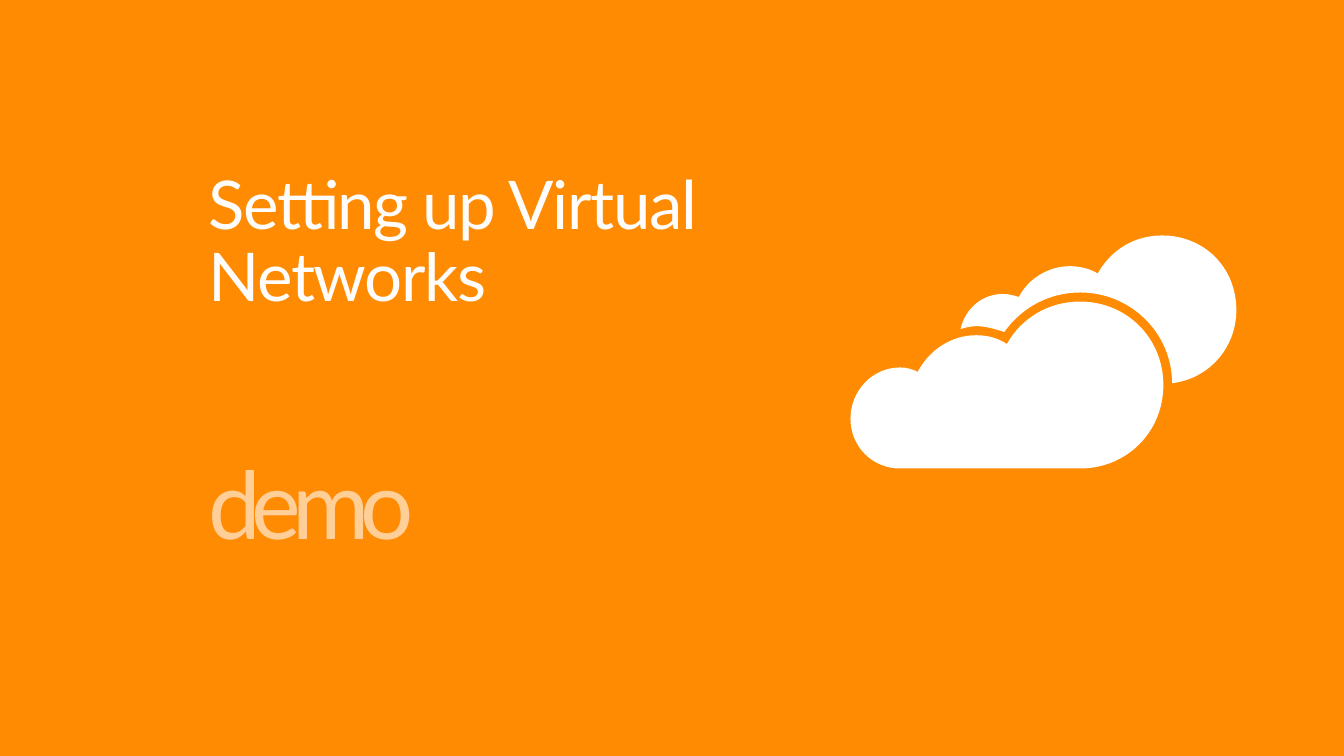
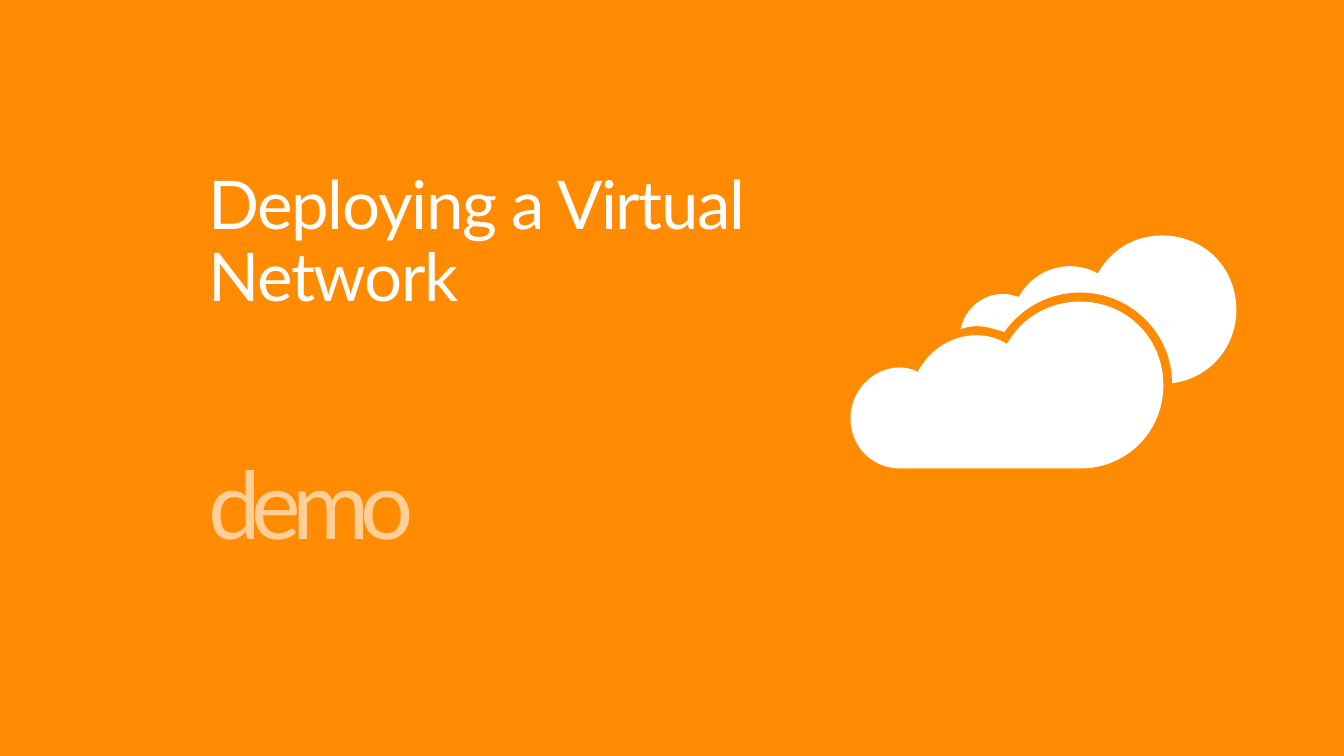
Before and after one commit to mwasham/PRESENTATION-VirtualNetworks, a slide deck: slide 26 of VirtualNetworks.pptx (slide 27 before the commit). Drawn at 1344x756 pixels with LibreOffice and Linux fonts; fonts in the diff are those of the drawing. Boxes give left, top, right and bottom in pixels: in the first picture for what was removed or moved away, otherwise in the second. Text is boxed around its words. In the diff, an @@ line names an element or a change of style, - is before the commit and + after.

```diff
--- a/VirtualNetworks.pptx
+++ b/VirtualNetworks.pptx
@@ title at bbox=[208, 179, 746, 302]: text changed @@
-Setting up Virtual Networks
+Deploying a Virtual Network
```
Also in this commit, not shown: 1 other slide changed, 1 slide removed.
